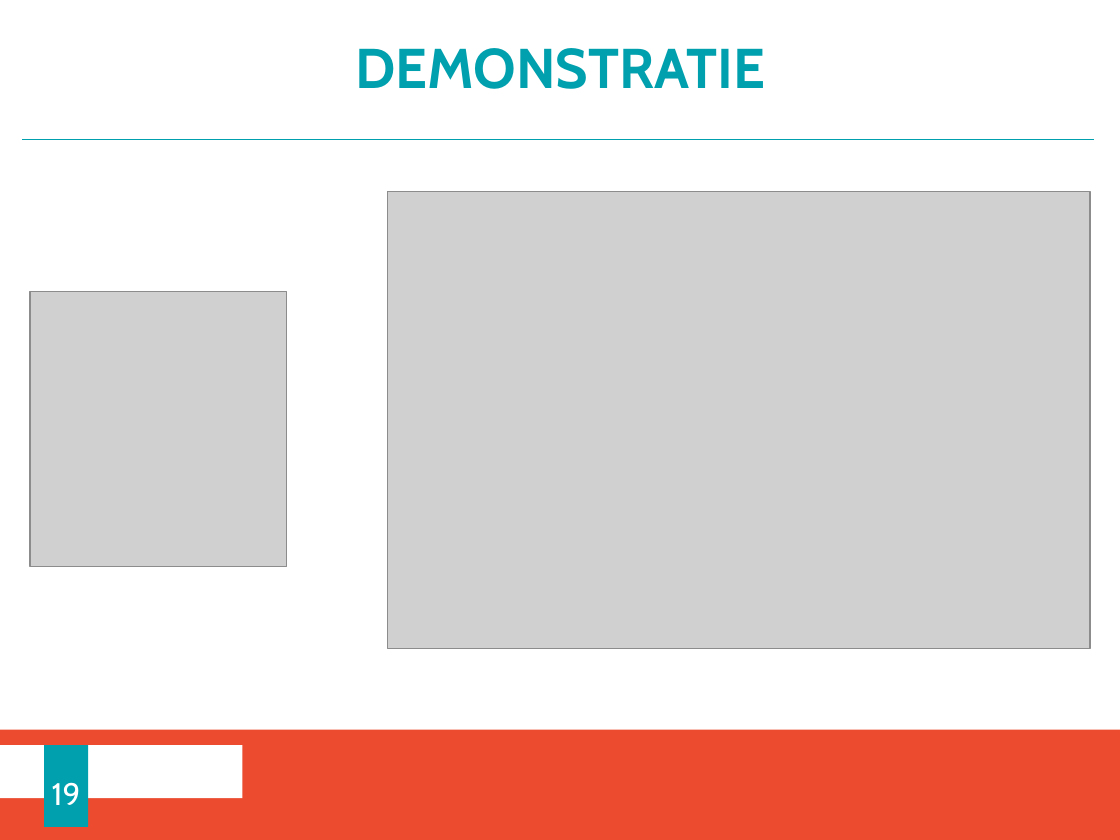
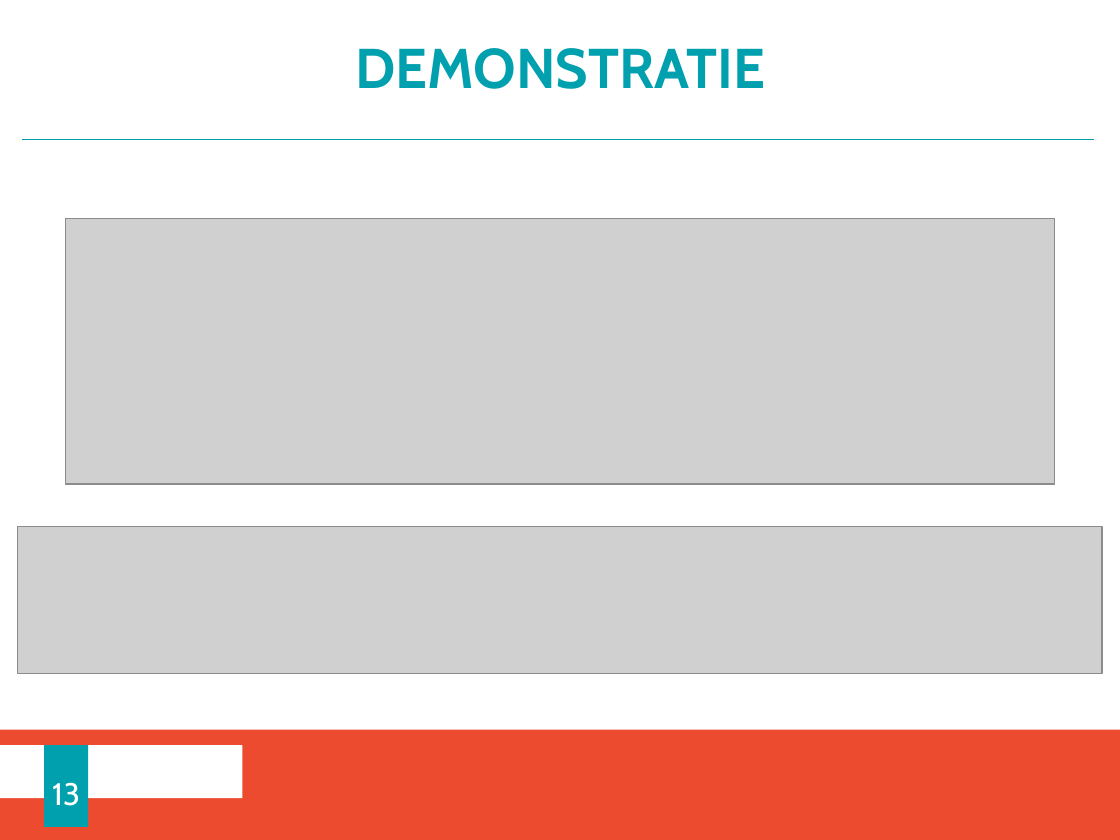
Before and after one commit to HeMatthias/E-Schaakbord, a slide deck: slide 13 of Schaakbord_PPT.pptx (slide 19 before the commit). Drawn at 1120x840 pixels with LibreOffice and Linux fonts; fonts in the diff are those of the drawing; grey boxes stand for pictures; background and template pictures are left out. Boxes give left, top, right and bottom in pixels: in the first picture for what was removed or moved away, otherwise in the second. Text is boxed around its words. In the diff, an @@ line names an element or a change of style, - is before the commit and + after.

```diff
--- a/Schaakbord_PPT.pptx
+++ b/Schaakbord_PPT.pptx
@@ picture: place and size @@
-picture at (388, 192, 1090, 648)
+picture at (65, 218, 1054, 484)
@@ picture removed at (30, 291, 287, 567) @@
@@ picture added at (18, 526, 1102, 673) @@
@@ page number at (52, 782, 80, 806): text changed @@
-19
+13
```
Also in this commit, not shown: 7 other slides changed, 4 slides added, 10 slides removed, 14 other files.
